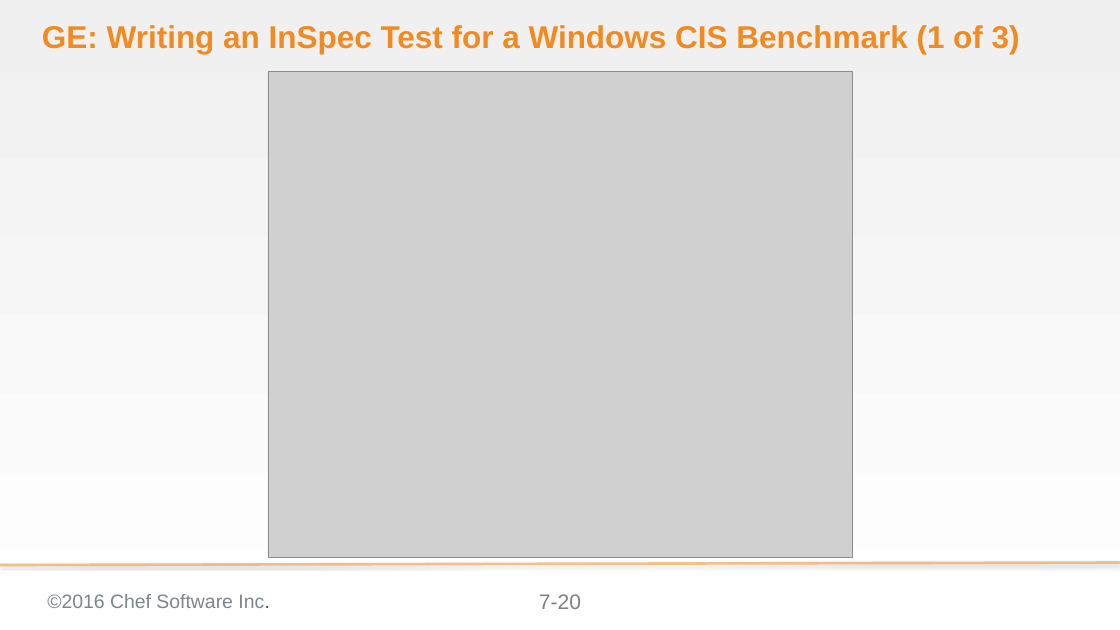
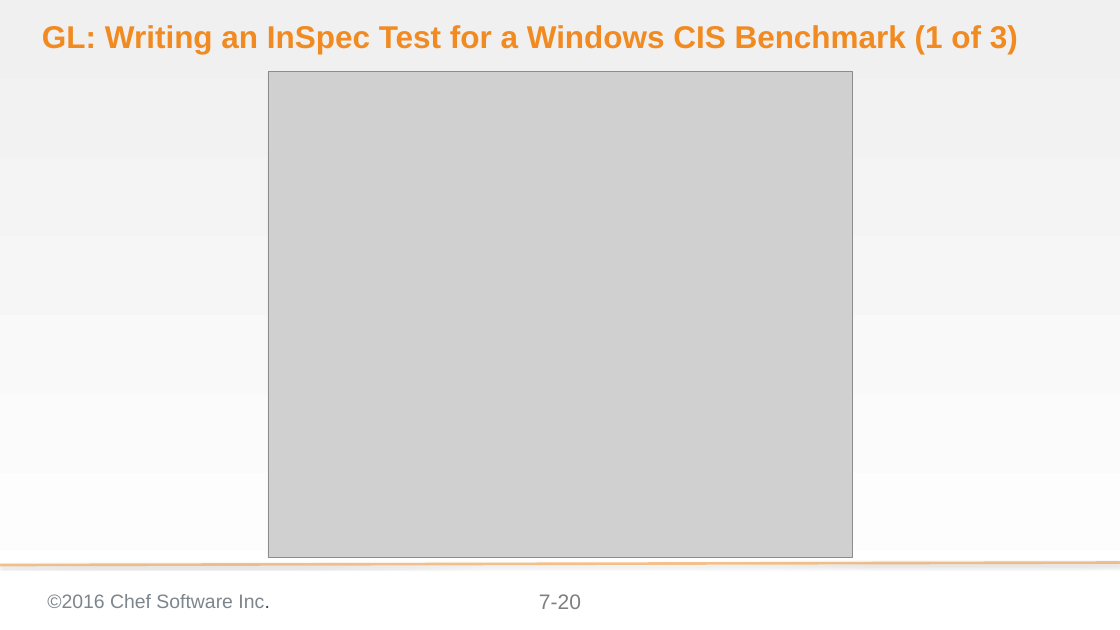
Before and after one commit to bchamby/chef-compliance-installation-configuration-operation, a slide deck: slide 20 of 07-compliance-frameworks-inspec.pptx. Drawn at 1120x630 pixels with LibreOffice and Linux fonts; fonts in the diff are those of the drawing; grey boxes stand for pictures; background and template pictures are left out. Boxes give left, top, right and bottom in pixels: in the first picture for what was removed or moved away, otherwise in the second. Text is boxed around its words. In the diff, an @@ line names an element or a change of style, - is before the commit and + after.

```diff
--- a/07-compliance-frameworks-inspec.pptx
+++ b/07-compliance-frameworks-inspec.pptx
@@ title at bbox=[42, 25, 1018, 54]: text changed @@
-GE: Writing an InSpec Test for a Windows CIS Benchmark (1 of 3)
+GL: Writing an InSpec Test for a Windows CIS Benchmark (1 of 3)
```
Also in this commit, not shown: 33 other slides changed, 2 other files.
